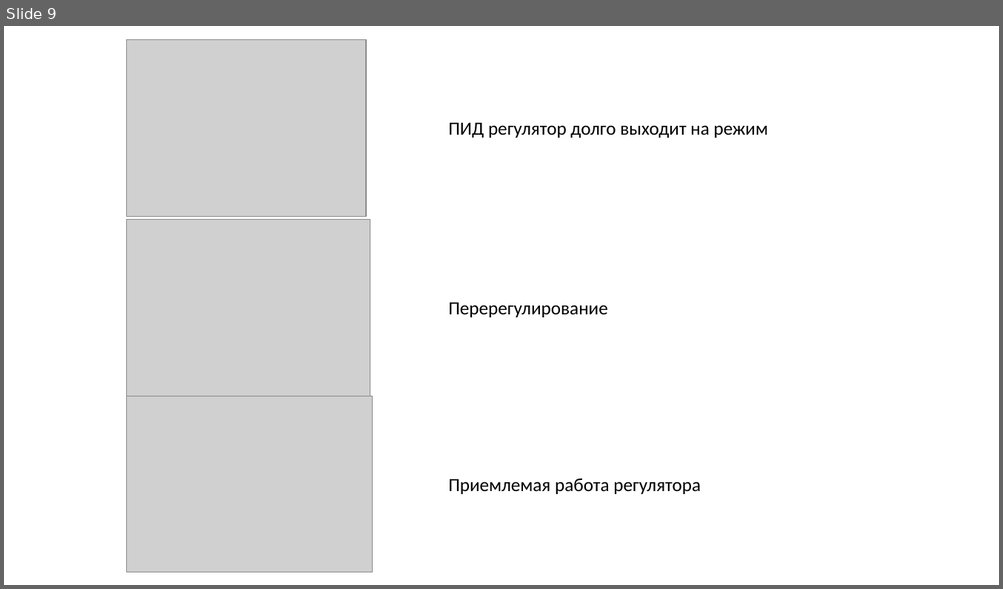
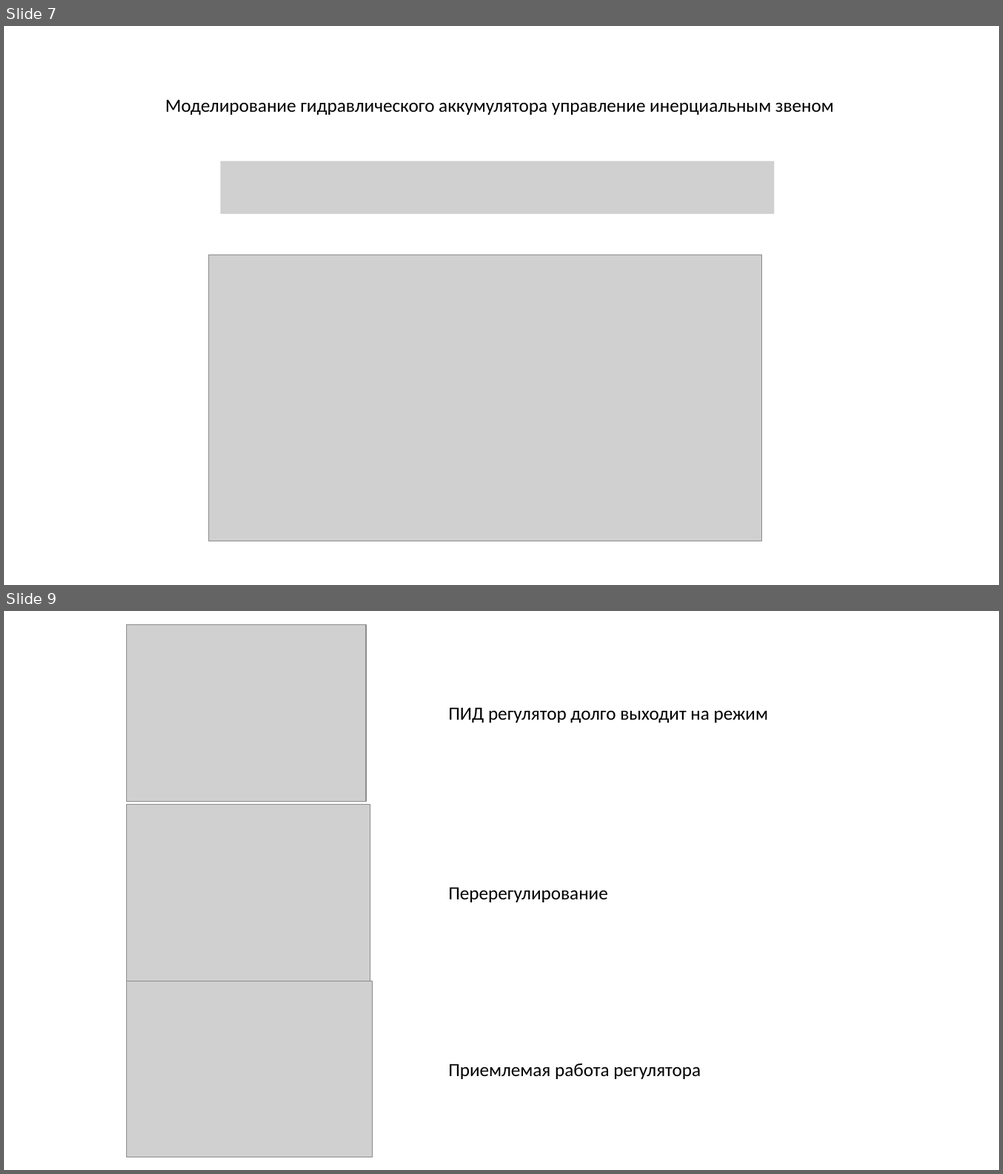
Before and after one commit to PavelKorokev/PavelKorolevDiplom, a slide deck: Презентация к 28.03.pptx. Shown one above the other, each under a label of ours: slide 9 before the commit, slides 7 and 9 after it; the slides between them are not shown. The pictures are 1003x589 and 1003x1174 pixels, drawn with LibreOffice and Linux fonts; fonts in the diff are those of the drawing; grey boxes stand for pictures. Boxes give left, top, right and bottom in pixels: in the first picture for what was removed or moved away, otherwise in the second. Text is boxed around its words. In the diff, an @@ line names an element or a change of style, - is before the commit and + after.

```diff
--- a/Презентация к 28.03.pptx
+++ b/Презентация к 28.03.pptx
@@ slide 7 added at <box>4,26,999,585</box>, background #FFFFFF @@
@@ text added at <box>165,99,834,115</box>, 18 pt, text #000000 @@
+Моделирование гидравлического аккумулятора управление инерциальным звеном
@@ picture added at <box>220,161,774,214</box> @@
@@ picture added at <box>208,256,761,543</box> @@
```
Also in this commit, not shown: 3 slides changed, 1 slide removed, 4 other files.
